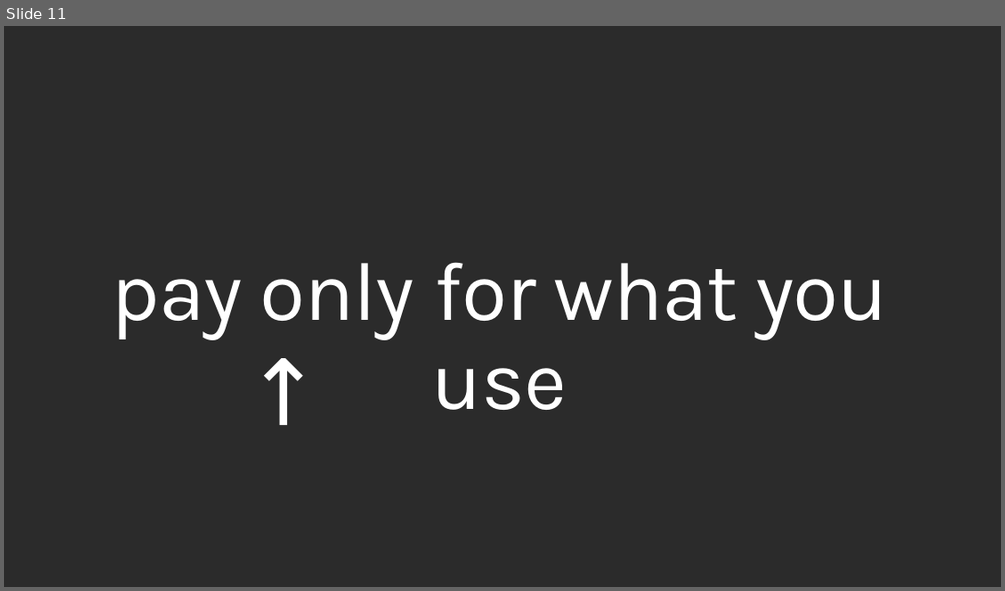
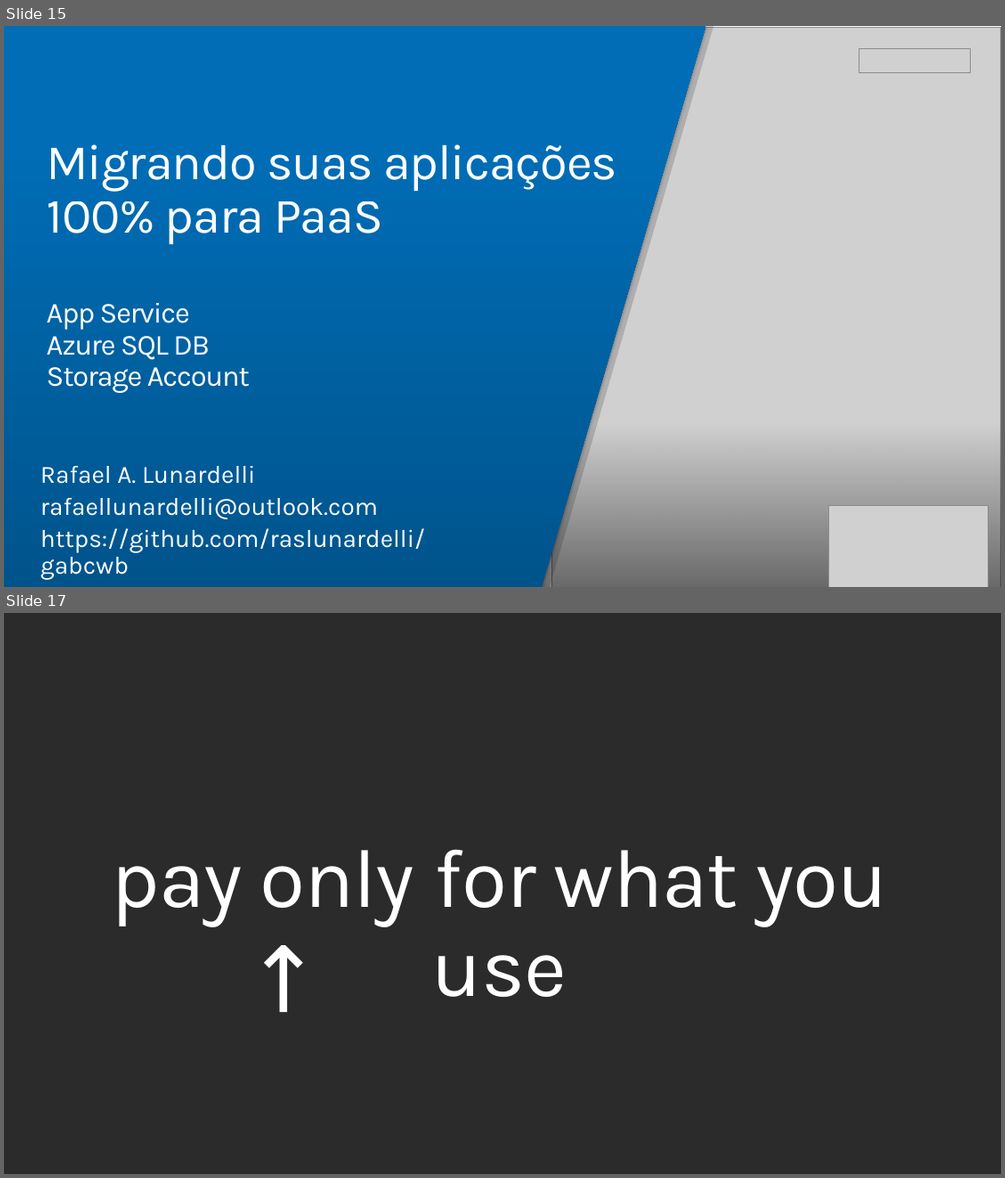
Before and after one commit to raslunardelli/AZURE-GABCWB2018, a slide deck: GAB TEMPLATE 2018_v3.pptx. Shown one above the other, each under a label of ours: slide 11 before the commit, slides 15 and 17 after it; the slides between them are not shown. The pictures are 1005x591 and 1005x1178 pixels, drawn with LibreOffice and Linux fonts; fonts in the diff are those of the drawing; grey boxes stand for pictures; background and template pictures are left out; a plain dark background stands for a picture behind light text. Boxes give left, top, right and bottom in pixels: in the first picture for what was removed or moved away, otherwise in the second. Text is boxed around its words. In the diff, an @@ line names an element or a change of style, - is before the commit and + after.

```diff
--- a/GAB TEMPLATE 2018_v3.pptx
+++ b/GAB TEMPLATE 2018_v3.pptx
@@ slide 15 added at [4,26,1001,587], background picture (left out) @@
@@ freeform shape added at [4,26,713,587], fill #292929 at 20% opacity @@
@@ freeform shape added at [4,26,705,587], fill gradient #00548C to #006DB6 to #006EB7 @@
@@ picture added at [552,28,1001,587] @@
@@ picture added at [858,49,971,73] @@
@@ title added at [47,144,617,393], 48 pt, text #FFFFFF @@
+Migrando suas aplicações
+100% para PaaS
+App Service
+Azure SQL DB
+Storage Account
@@ rectangle added at [4,423,1001,586], fill gradient #000000 @@
@@ text added at [40,466,425,552], 24 pt, text #FFFFFF at 98% opacity @@
+Rafael A. Lunardelli
+rafaellunardelli@outlook.com
+https://github.com/raslunardelli/gabcwb
@@ picture added at [829,506,988,587] @@
@@ what was slide 11 is now slide 17 @@
```
Also in this commit, not shown: 1 slide changed, 6 other slides added, 1 slide removed, 32 other files.
